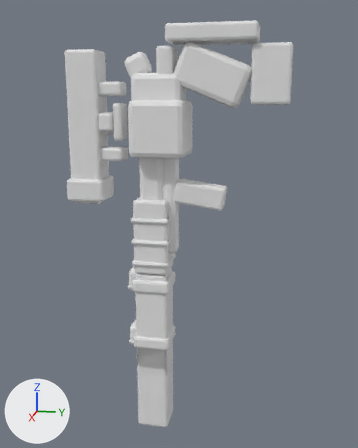
One commit to the glTF model models/survivor_revolver.glb: the scene before it, then after it.
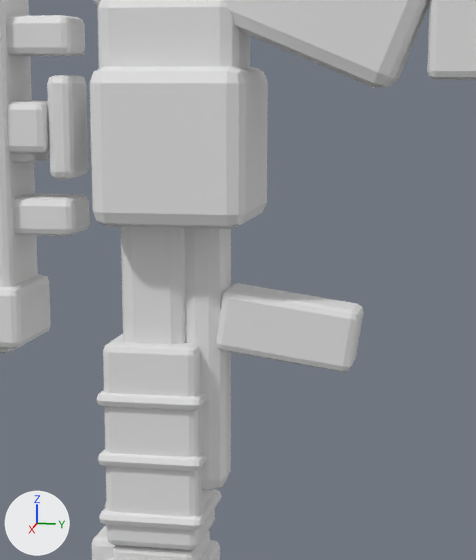
The first picture shows the older version from a 50 mm lens placed at (0.823, 0.173, 0.496), pointed at (-0.276, -0.046, 0.221). The close-ups show the older and then the newer version on the part from 27% to 75% of the width and 17% to 62% of the height of that picture. Only the edits that show in the close-ups are written down. The axes (+X, +Y, +Z) are drawn at lower left. The lights are the same throughout. Where no turn or scale is listed for an object, it has been applied to the vertices.

Script lines for the objects in view, before the commit:
```python
me_part_146 = bpy.data.meshes.new('part.146')
me_part_146.from_pydata(...)  # 56 vertices, 108 faces; spans x -0.0225..0.0225, y -0.0225..0.0225, z -0.025..0.025
me_part_146.materials.append(mat_metal)  # white #e7e7e7
me_part_165 = bpy.data.meshes.new('part.165')
me_part_165.from_pydata(...)  # 56 vertices, 108 faces; spans x -0.025..0.025, y -0.03..0.03, z -0.015..0.015
me_part_165.materials.append(mat_gunmetal)  # white #e7e7e7
me_part_171 = bpy.data.meshes.new('part.171')
me_part_171.from_pydata(...)  # 56 vertices, 108 faces; spans x -0.0225..0.0225, y -0.0571..0.0571, z -0.0316..0.0316
me_part_171.materials.append(mat_charcoal)  # white #e7e7e7
ob_acc_mod_choke_59 = bpy.data.objects.new('acc.mod_choke.59', me_part_146)
ob_acc_mod_choke_59.location = (-0.25, -0.135, 0.09)
ob_acc_mod_grip_84 = bpy.data.objects.new('acc.mod_grip.84', me_part_171)
ob_acc_mod_grip_84.location = (-0.25, 0.0075, 0.2975)
ob_acc_mod_scope_78 = bpy.data.objects.new('acc.mod_scope.78', me_part_165)
ob_acc_mod_scope_78.location = (-0.25, -0.1932, 0.3835)
# also in view: 'acc.mod_scope.77' at (-0.25, -0.193, 0.523); 'acc.revolver.47' at (-0.25, 0.03, 0.55); 'acc.revolver.43' at (-0.25, -0.06, 0.28); 'acc.mod_heavyBarrel.69' at (-0.25, -0.1, 0.19); 'acc.revolver.45' at (-0.25, -0.08, 0.44)
```
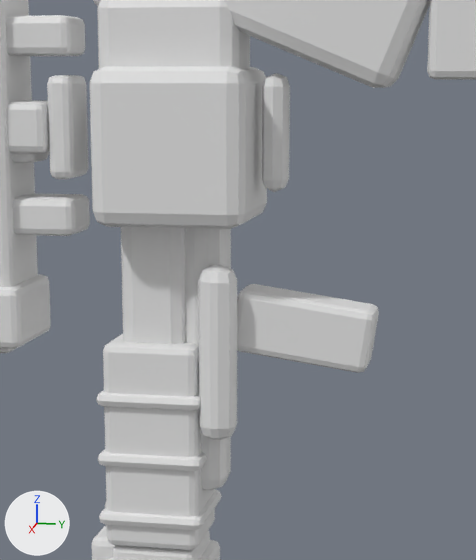
Changed parts and their boxes (x1, y1, x2, y2) in the close-ups (476 x 560 px):
'acc.mod_grip.84', moved
    before: (216, 283, 363, 372)
    after: (237, 284, 379, 373)
'acc.revolver.58', added
    after: (198, 264, 237, 440)
'acc.revolver.57', added
    after: (262, 73, 290, 192)

What changed in the scene script:
```text
Add me_part_155_1:
    me_part_155_1.from_pydata(...)  # 56 vertices, 108 faces; spans x -0.015..0.015, y -0.015..0.015, z -0.07..0.07
    me_part_155_1.materials.append(mat_gunmetal)  # white #e7e7e7
Add me_part_154_1:
    me_part_154_1.from_pydata(...)  # 56 vertices, 108 faces; spans x -0.015..0.015, y -0.01..0.01, z -0.045..0.045
    me_part_154_1.materials.append(mat_metal)  # white #e7e7e7
Change ob_acc_mod_grip_84:
    ob_acc_mod_grip_84.location: (-0.25, 0.0075, 0.2975) -> (-0.25, 0.02, 0.2975)
Add ob_acc_revolver_58:
    ob_acc_revolver_58 = bpy.data.objects.new('acc.revolver.58', me_part_155_1)
    ob_acc_revolver_58.location = (-0.22, -0.045, 0.28)
Add ob_acc_revolver_57:
    ob_acc_revolver_57 = bpy.data.objects.new('acc.revolver.57', me_part_154_1)
    ob_acc_revolver_57.location = (-0.25, -0.005, 0.45)
```
